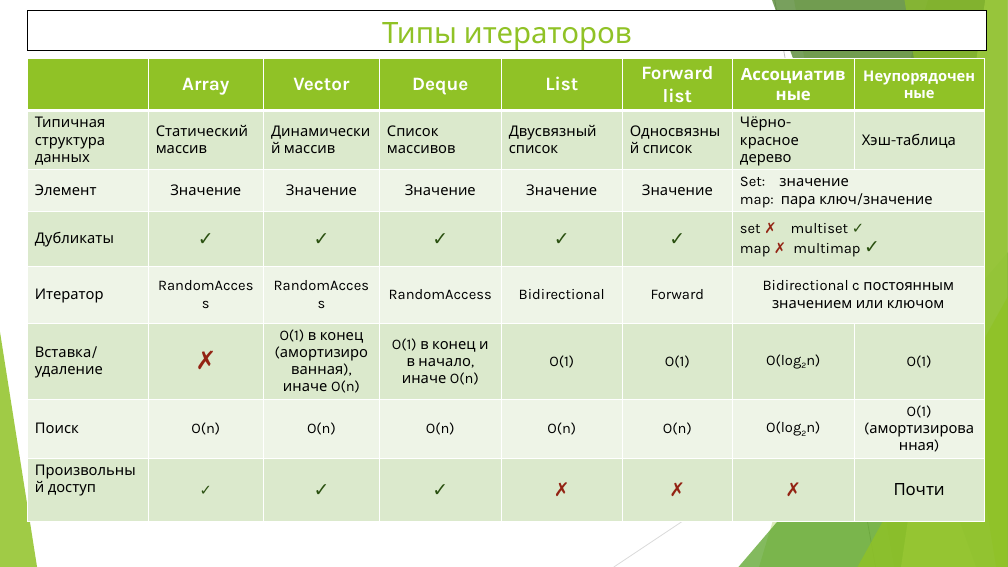
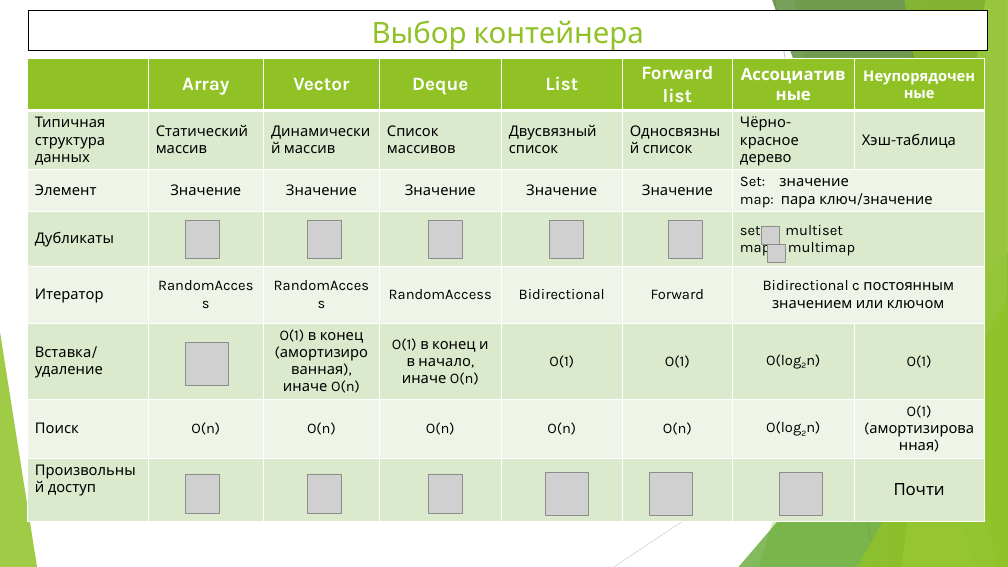
Before and after one commit to WhiteCatStudies/lectures, a slide deck: slide 3 of lecture5/lecture5.pptx. Drawn at 1008x567 pixels with LibreOffice and Linux fonts; fonts in the diff are those of the drawing; grey boxes stand for pictures; background and template pictures are left out. Boxes give left, top, right and bottom in pixels: in the first picture for what was removed or moved away, otherwise in the second. Text is boxed around its words. In the diff, an @@ line names an element or a change of style, - is before the commit and + after.

```diff
--- a/lecture5/lecture5.pptx
+++ b/lecture5/lecture5.pptx
@@ text in rectangle at (372,20,644,51): text changed @@
-Типы итераторов
+Выбор контейнера
@@ table at (27,59,984,529) @@
-row 4: Дубликаты | ✓ | ✓ | ✓ | ✓ | ✓ | set ✗ multiset ✓ / map ✗ multimap ✓ | 
+row 4: Дубликаты |  |  |  |  |  | set multiset / map multimap | 
-row 6, column 2: ✗
+row 6, column 2: 
-row 8: Произвольный доступ | ✓ | ✓ | ✓ | ✗ | ✗ | ✗ | Почти
+row 8: Произвольный доступ |  |  |  |  |  |  | Почти
@@ picture added at (186,220,220,259) @@
@@ picture added at (307,220,341,259) @@
@@ picture added at (429,220,463,259) @@
@@ picture added at (550,220,584,259) @@
@@ picture added at (668,220,702,259) @@
@@ picture added at (761,226,780,244) @@
@@ picture added at (768,244,786,262) @@
@@ picture added at (186,343,229,386) @@
@@ picture added at (186,475,220,513) @@
@@ picture added at (307,475,341,513) @@
@@ picture added at (429,475,463,513) @@
@@ picture added at (545,473,588,516) @@
@@ picture added at (650,473,693,516) @@
@@ picture added at (780,473,823,516) @@
```
Also in this commit, not shown: 3 other slides changed, 2 slides added, 1 slide removed, 13 other files.
